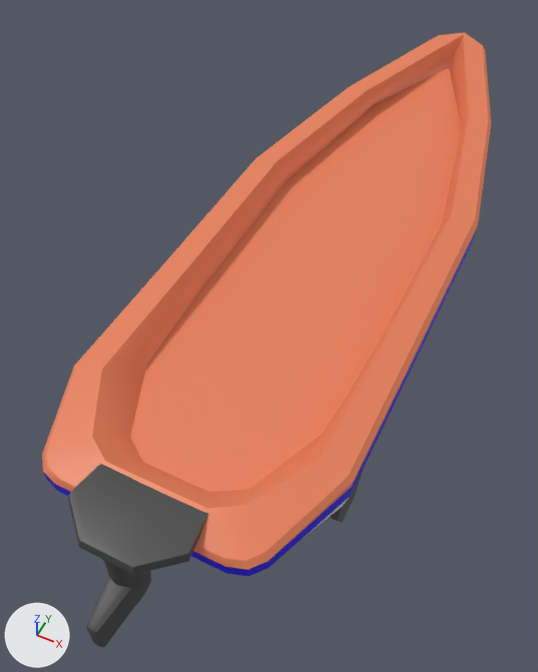
Before and after pictures for a commit that changed the FBX model RailRiderUnity/Assets/Models/Board/gusto.fbx.
Rendered twice from a 50 mm camera at (0.25, -0.727, 0.626) aimed at (-0.044, -0.139, -0.109). Arrows for +X, +Y and +Z are at lower left; the lights stay in place. Where no turn or scale is listed for an object, it has been applied to the vertices. Vertices at the same position are counted once.

Objects in the first picture: 'Gusto'.
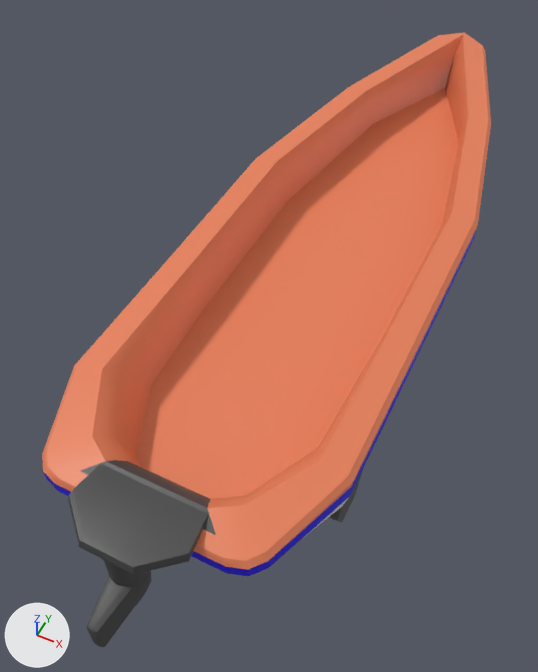
The newer file is also turned or shifted as a whole; pictures and numbers use the older file's frame.

What differs and where, as boxes (x1, y1, x2, y2) in the pictures (538 x 672 px; the box of a moved part takes in the faces that stretch with it):
'Gusto', reshaped, recoloured (orange to grey): (42, 33, 491, 647) in both
part 1 of me_cube_006, moved or reshaped: (101, 43, 465, 504) in both
part 2 of me_cube_006, recoloured (orange to grey): (81, 460, 216, 535) in both

The change, as a list of edits to the scene's bpy script:
```text
Change me_cube_006:
    where me_cube_006.from_pydata(...)  # 370 vertices, 360 faces; spans x -0.158..0.158, y -0.578..0.519, z -0.113..0.035
    used by ob_gusto; location = (0.0, 0.0, 0.0)
    me_cube_006 part 1: 26 of 370 vertices moved; they spanned x -0.114..0.114, y -0.44..0.465, z -0.011..0.015 and now span x -0.114..0.114, y -0.439..0.463, z -0.049..0.011; mean shift (0.0, 0.001, -0.021); largest move (-0.037, -0.427, -0.002) -> (-0.037, -0.427, -0.04)
    me_cube_006 part 2: 4 of the faces centred in x 0.0, y -0.466..-0.434, z 0.006..0.028 switch from mat_interior (orange #e7815a) to mat_wheels (dark grey #464646)
```
